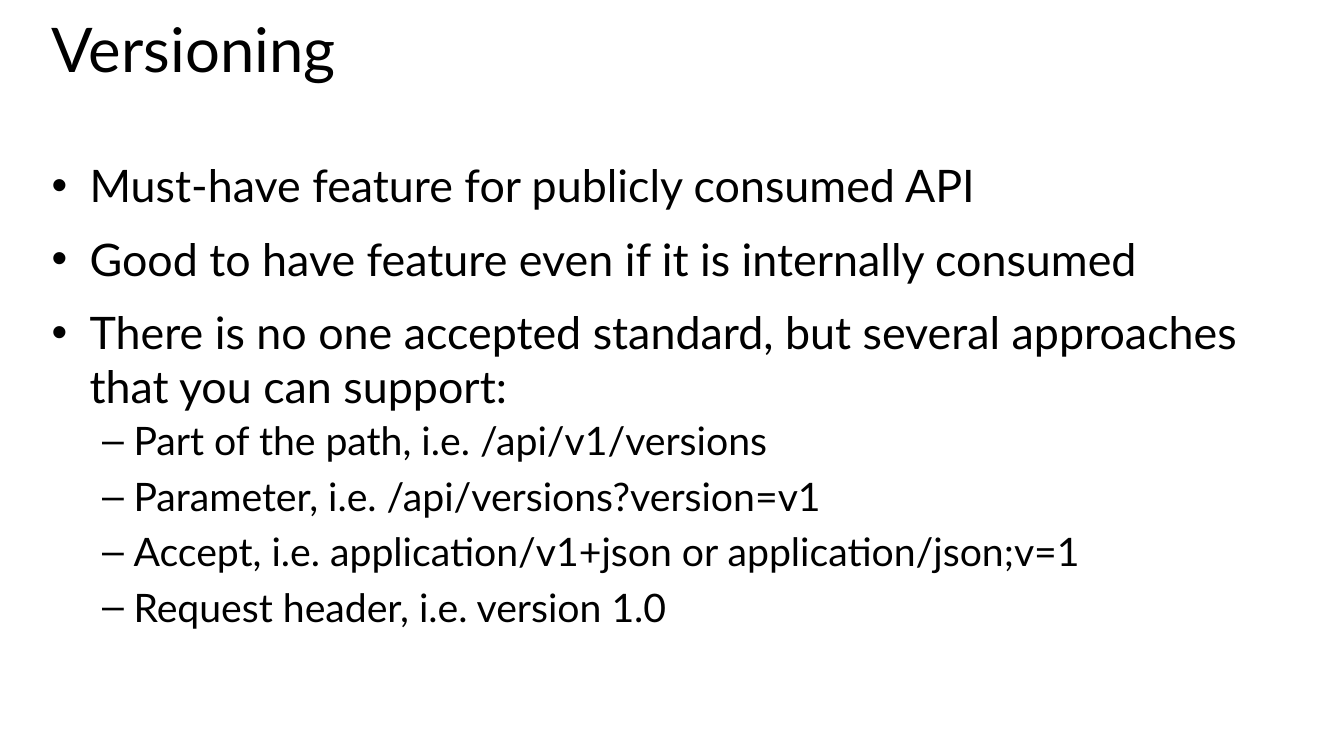
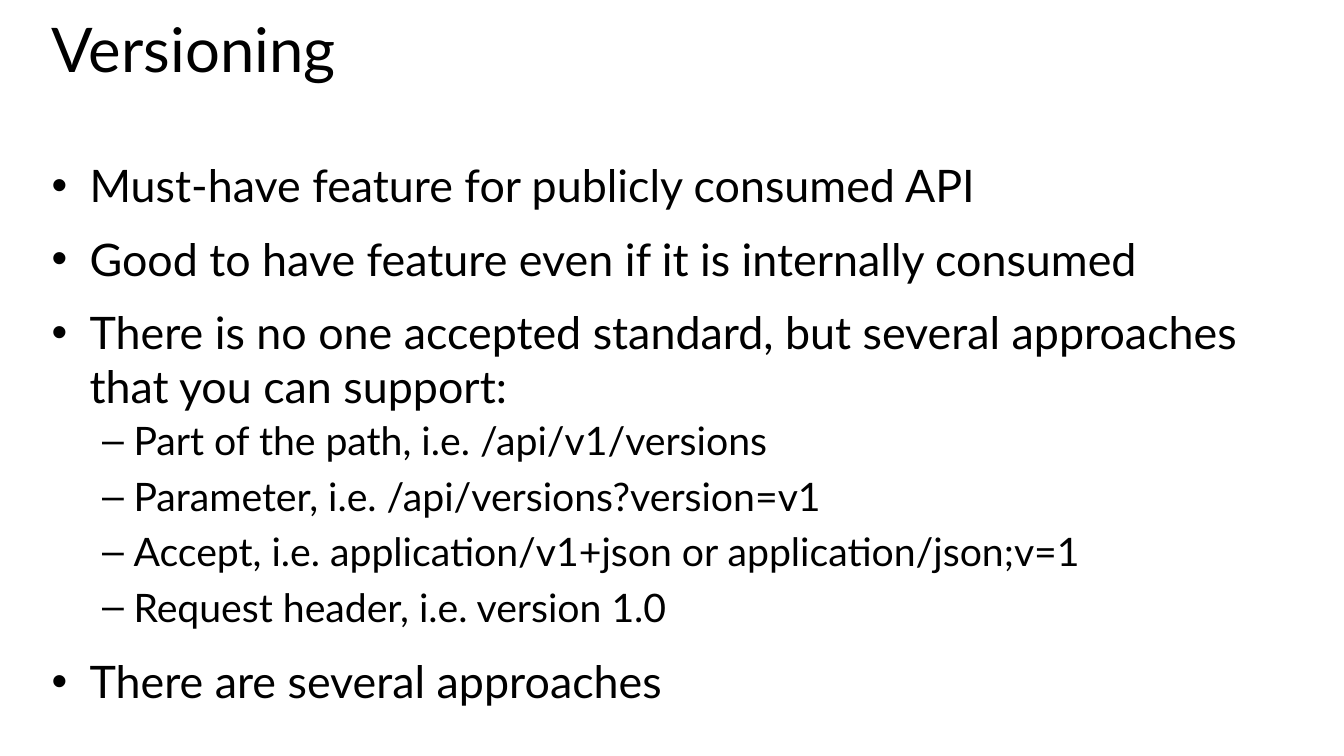
Before and after one commit to HydAu/GeekTrainer_WebAPI, a slide deck: slide 14 of Slides/Module 6 - Web API Advanced Design.pptx (slide 13 before the commit). Drawn at 1344x756 pixels with LibreOffice and Linux fonts; fonts in the diff are those of the drawing. Boxes give left, top, right and bottom in pixels: in the first picture for what was removed or moved away, otherwise in the second. Text is boxed around its words. In the diff, an @@ line names an element or a change of style, - is before the commit and + after.

Commit message:
Add versioning slides and demo
Versioning

```diff
--- a/Slides/Module 6 - Web API Advanced Design.pptx
+++ b/Slides/Module 6 - Web API Advanced Design.pptx
@@ text at <box>90,665,662,706</box>: paragraph added @@
+• There are several approaches
```
Also in this commit, not shown: 1 slide added, 10 other files.
